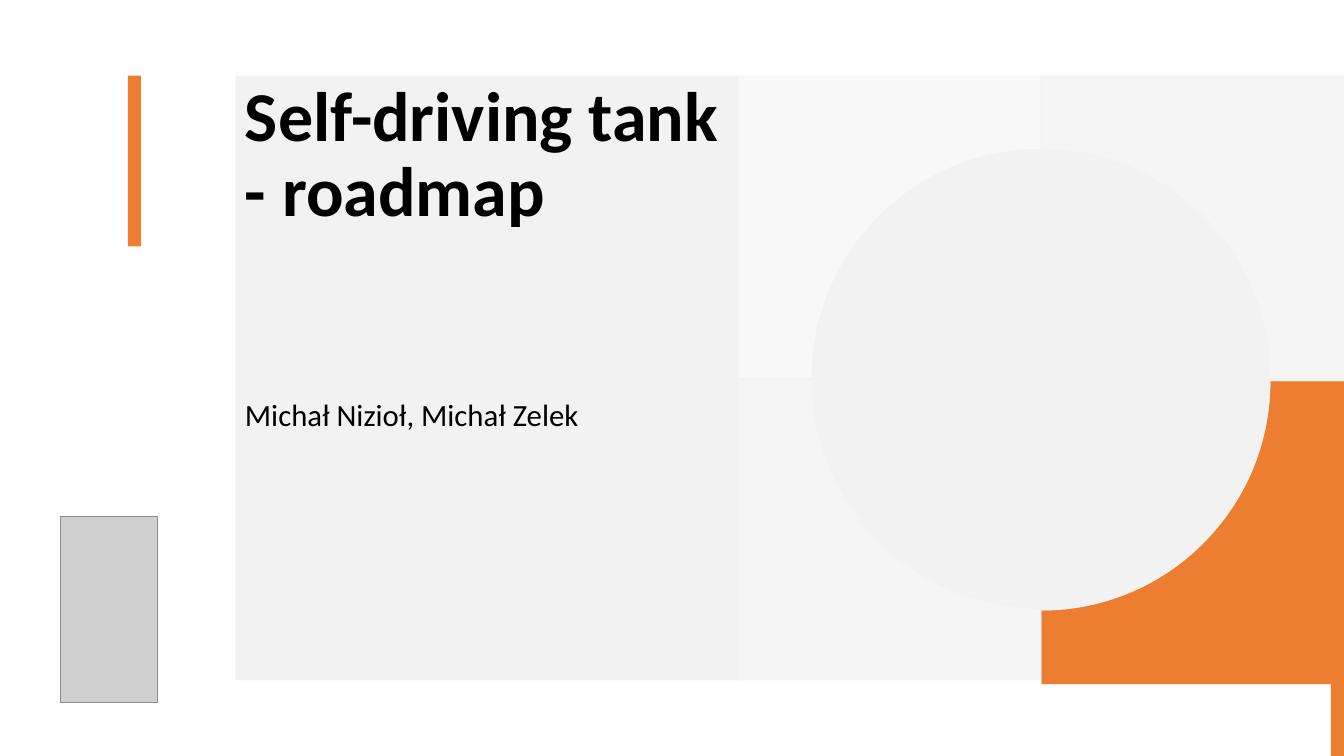
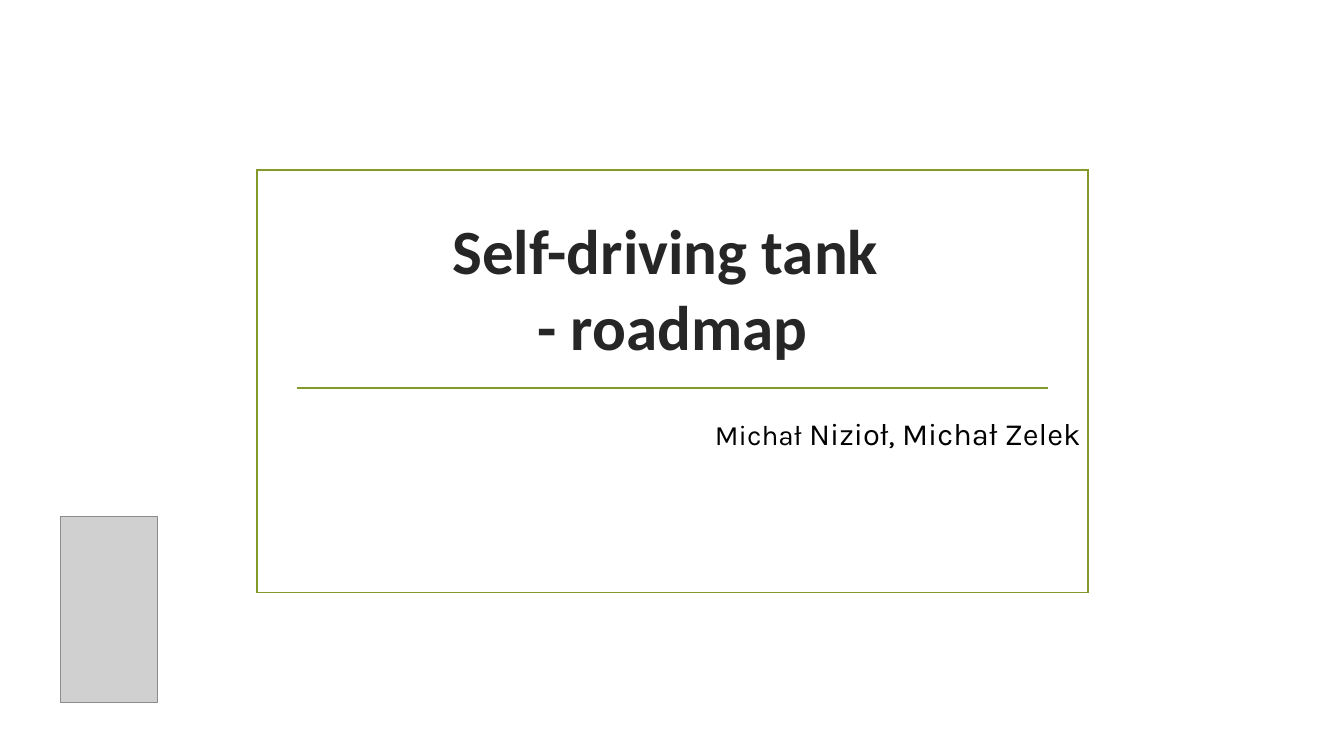
Before and after one commit to Michalek007/Self-Driving-Tank, a slide deck: slide 1 of Roadmap.pptx. Drawn at 1344x756 pixels with LibreOffice and Linux fonts; fonts in the diff are those of the drawing; grey boxes stand for pictures; background and template pictures are left out. Boxes give left, top, right and bottom in pixels: in the first picture for what was removed or moved away, otherwise in the second. Text is boxed around its words. In the diff, an @@ line names an element or a change of style, - is before the commit and + after.

Commit message:
Added: Documentation_1.1.pdf, updated: Roadmap.pptx, Documentation_1.0.pdf, videos names

```diff
--- a/Roadmap.pptx
+++ b/Roadmap.pptx
@@ rectangle removed at box(128, 76, 141, 247) @@
@@ rectangle removed at box(235, 76, 1344, 681) @@
@@ freeform shape removed at box(738, 76, 1041, 378) @@
@@ freeform shape removed at box(1042, 76, 1344, 378) @@
@@ rectangle added at box(257, 170, 1089, 593), outline #83992A 1.25 pt @@
@@ title "Self-driving tank - roadmap": place and size @@
-title "Self-driving tank - roadmap" at box(245, 92, 718, 227)
+title "Self-driving tank - roadmap" at box(452, 229, 878, 360)
@@ title "Self-driving tank - roadmap" at box(452, 229, 878, 360): size 50 to 45 pt, text colour #000000 to #262626; alignment left to centre; line spacing 0.9 to 1 @@
@@ line added from (296, 388) to (1049, 388), #83992A 1.25 pt @@
@@ freeform shape removed at box(738, 379, 1041, 682) @@
@@ freeform shape removed at box(1042, 381, 1344, 684) @@
@@ freeform shape removed at box(1042, 381, 1344, 684) @@
@@ text "Michał Nizioł, Michał Zelek": place and size @@
-text "Michał Nizioł, Michał Zelek" at box(245, 404, 579, 430)
+text "Michał Nizioł, Michał Zelek" at box(715, 424, 1081, 448)
@@ text "Michał Nizioł, Michał Zelek" at box(715, 424, 1081, 448): size 22 to 20 pt in "Michał"; font Calibri to Karla; line spacing 0.9 to 1 @@
@@ rectangle removed at box(1331, 681, 1344, 756) @@
```
Also in this commit, not shown: 1 slide added, 4 other files.
